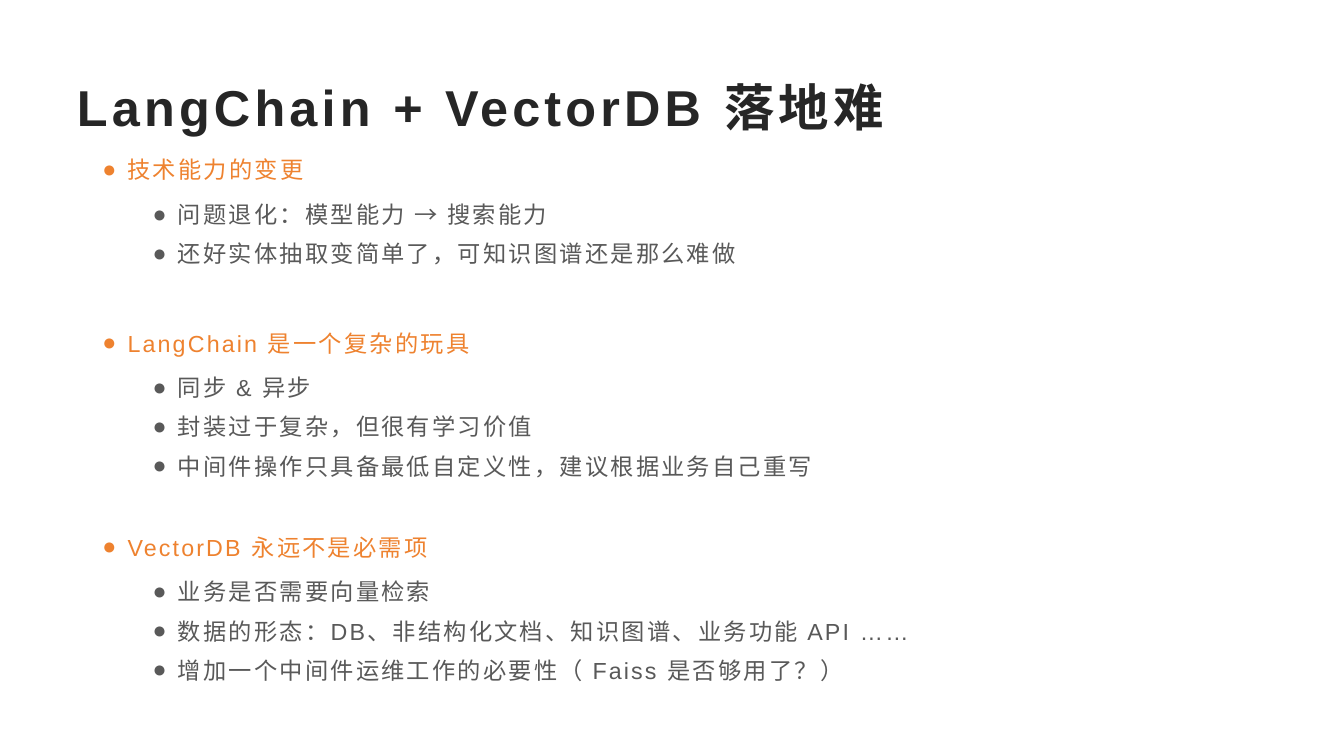
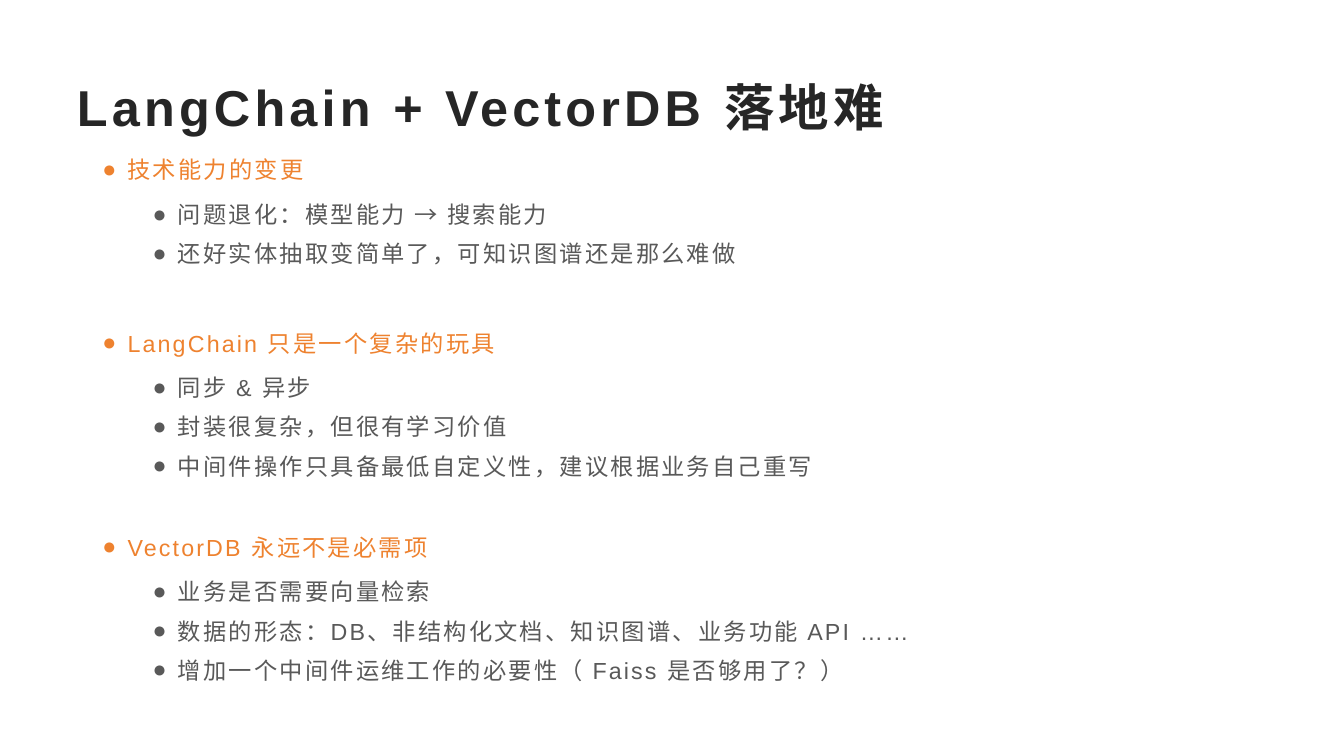
Before and after one commit to SakigamiYang/PyCon, a slide deck: slide 15 of PyCon2023/PyConChina2023-LLM+RAG企业落地-Ai兔兔.pptx. Drawn at 1344x756 pixels with LibreOffice and Linux fonts; fonts in the diff are those of the drawing; background and template pictures are left out. Boxes give left, top, right and bottom in pixels: in the first picture for what was removed or moved away, otherwise in the second. Text is boxed around its words. In the diff, an @@ line names an element or a change of style, - is before the commit and + after.

```diff
--- a/PyCon2023/PyConChina2023-LLM+RAG企业落地-Ai兔兔.pptx
+++ b/PyCon2023/PyConChina2023-LLM+RAG企业落地-Ai兔兔.pptx
@@ text at <box>128,332,495,357</box>: text changed @@
-● LangChain 是一个复杂的玩具
+● LangChain 只是一个复杂的玩具
@@ text at <box>178,415,507,437</box>: text changed @@
-  ● 封装过于复杂，但很有学习价值
+  ● 封装很复杂，但很有学习价值
```
Also in this commit, not shown: 13 other slides changed, 1 slide added, 1 other file.
